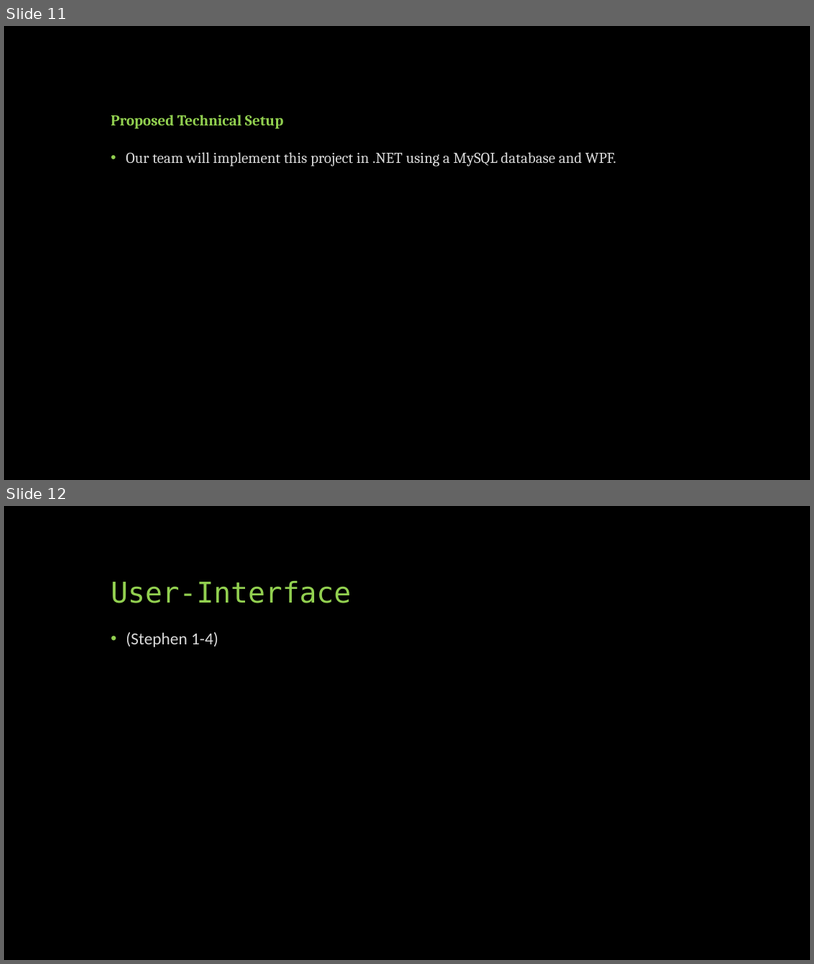
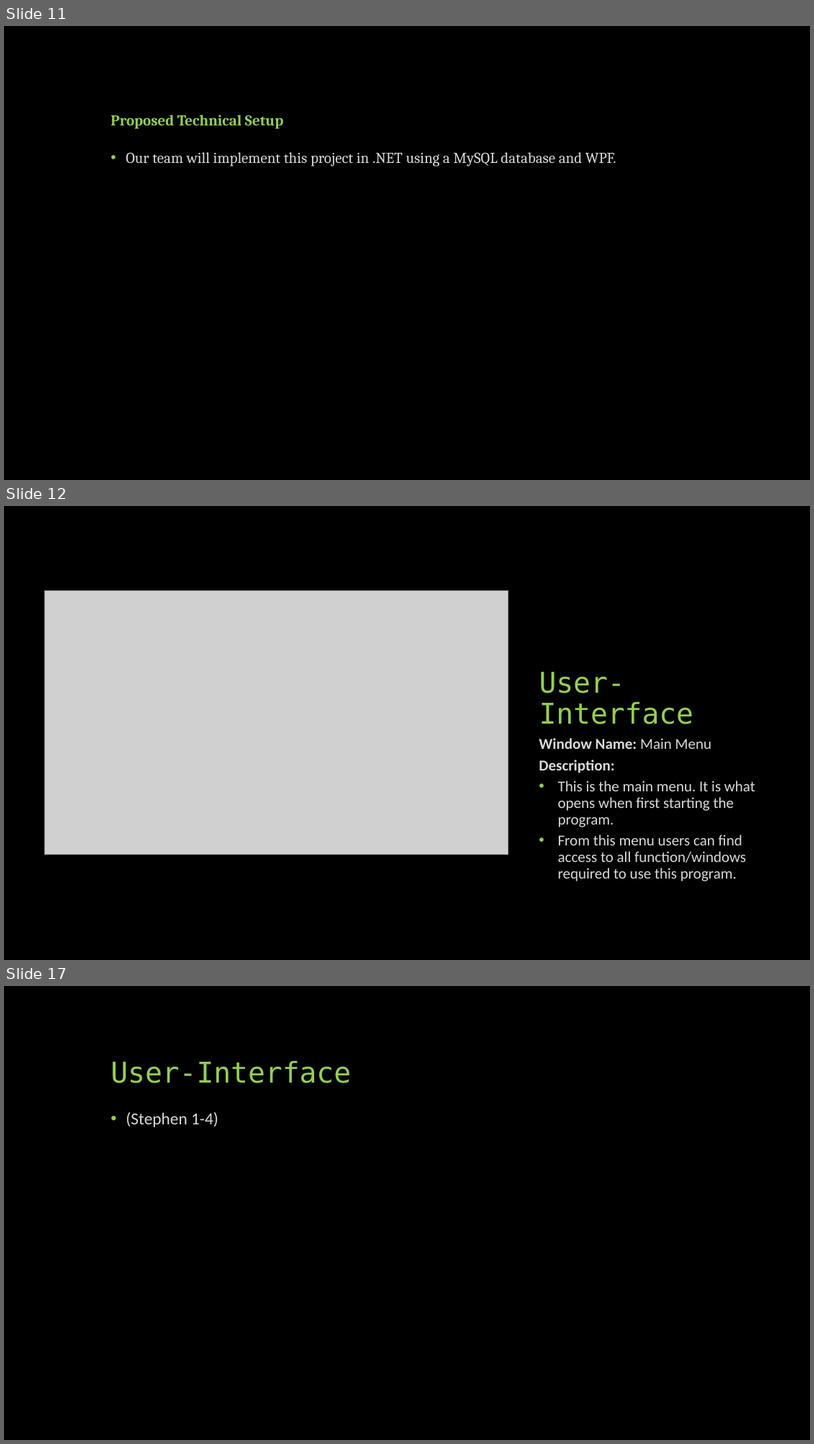
Before and after one commit to CS341-Group-2/sprint-1-presentation, a slide deck: Group 2 Introductory Presentation.pptx. Shown one above the other, each under a label of ours: slides 11 and 12 before the commit, slides 11, 12 and 17 after it; the slides between them are not shown. The pictures are 814x964 and 814x1444 pixels, drawn with LibreOffice and Linux fonts; fonts in the diff are those of the drawing; grey boxes stand for pictures. Boxes give left, top, right and bottom in pixels: in the first picture for what was removed or moved away, otherwise in the second. Text is boxed around its words. In the diff, an @@ line names an element or a change of style, - is before the commit and + after.

Commit message:
Added user-interface stuff
Did about half of the user interface windows.

```diff
--- a/Group 2 Introductory Presentation.pptx
+++ b/Group 2 Introductory Presentation.pptx
@@ slide 12 added at (4, 506, 810, 960), background #000000 @@
@@ picture added at (44, 591, 509, 854) @@
@@ title added at (540, 672, 694, 724), 34 pt, text #92D050 @@
+User-Interface
@@ text added at (539, 738, 756, 881), 18 pt, text #D9D9D9 @@
+Window Name: Main Menu
+Description:
+• This is the main menu. It is what opens when first starting the program.
+• From this menu users can find access to all function/windows required to use this program.
@@ what was slide 12 is now slide 17 @@
```
Also in this commit, not shown: 4 other slides added.
